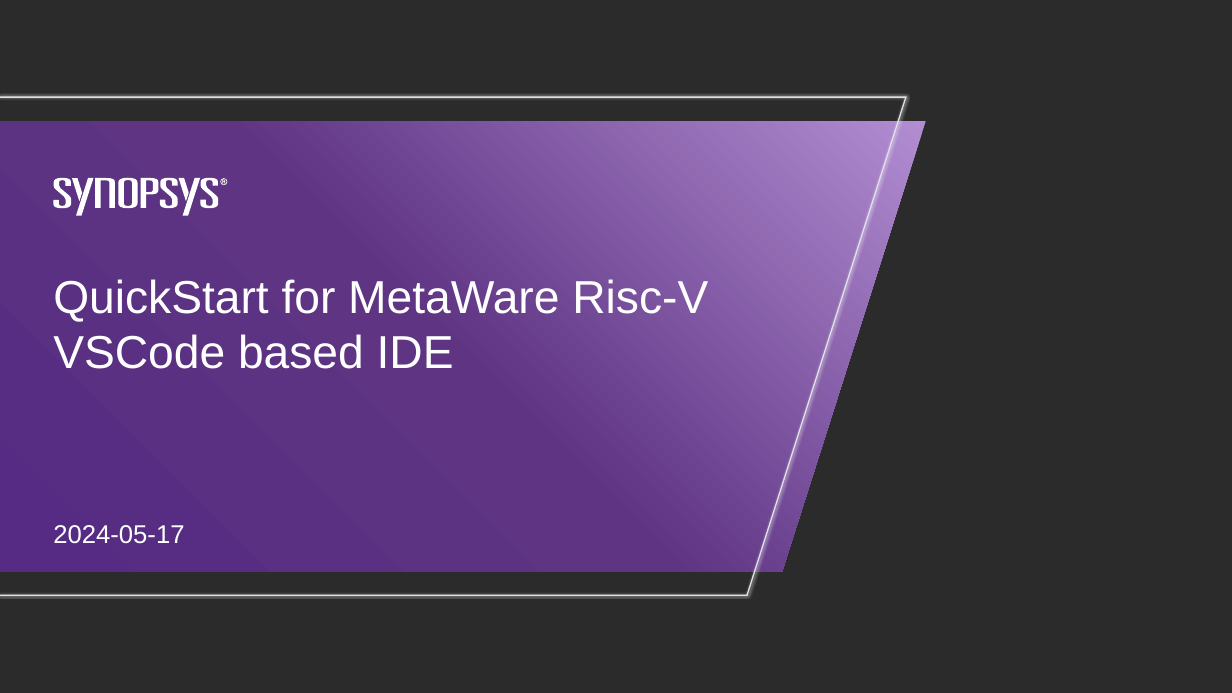
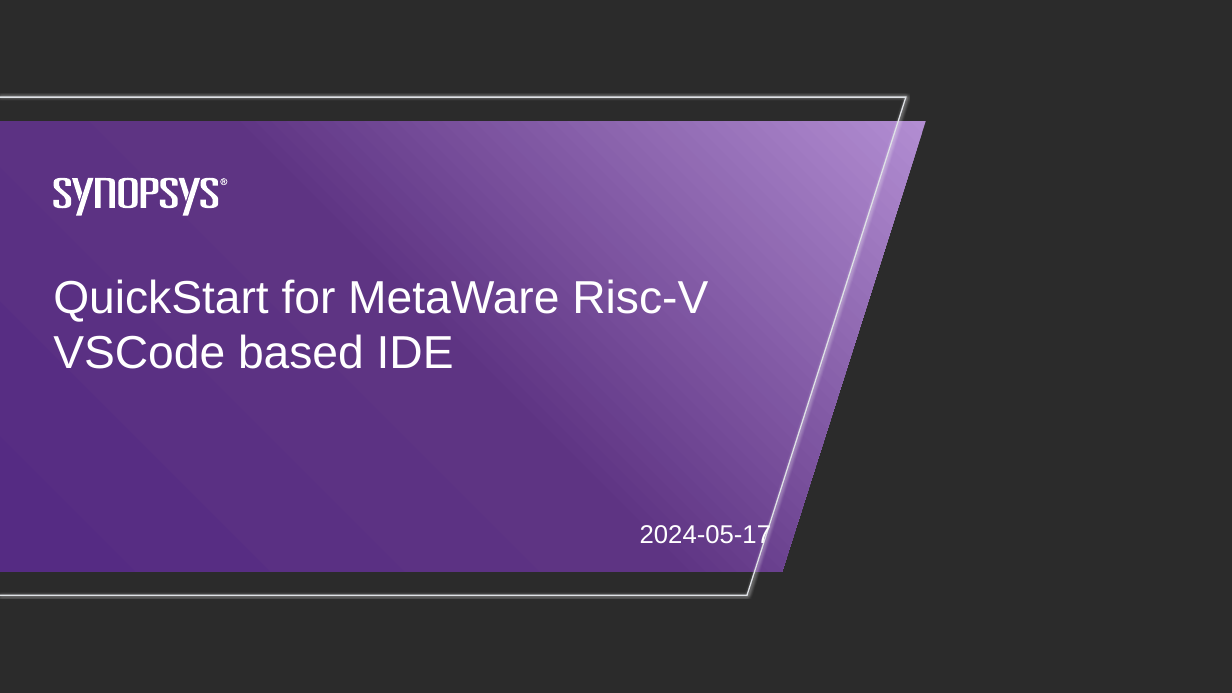
Before and after one commit to foss-for-synopsys-dwc-arc-processors/platformio-metaware-riscv, a slide deck: slide 1 of QuickStart for MetaWare Risc-V VSCode based IDE.pptx. Drawn at 1232x693 pixels with LibreOffice and Linux fonts; fonts in the diff are those of the drawing; background and template pictures are left out; a plain dark background stands for a picture behind light text. Boxes give left, top, right and bottom in pixels: in the first picture for what was removed or moved away, otherwise in the second. Text is boxed around its words. In the diff, an @@ line names an element or a change of style, - is before the commit and + after.

Commit message:
update QuickStart doc

```diff
--- a/QuickStart for MetaWare Risc-V VSCode based IDE.pptx
+++ b/QuickStart for MetaWare Risc-V VSCode based IDE.pptx
@@ text "2024-05-17" at box(640, 522, 771, 549): alignment left to right @@
```
Also in this commit, not shown: 2 other slides changed, 2 slides added.
